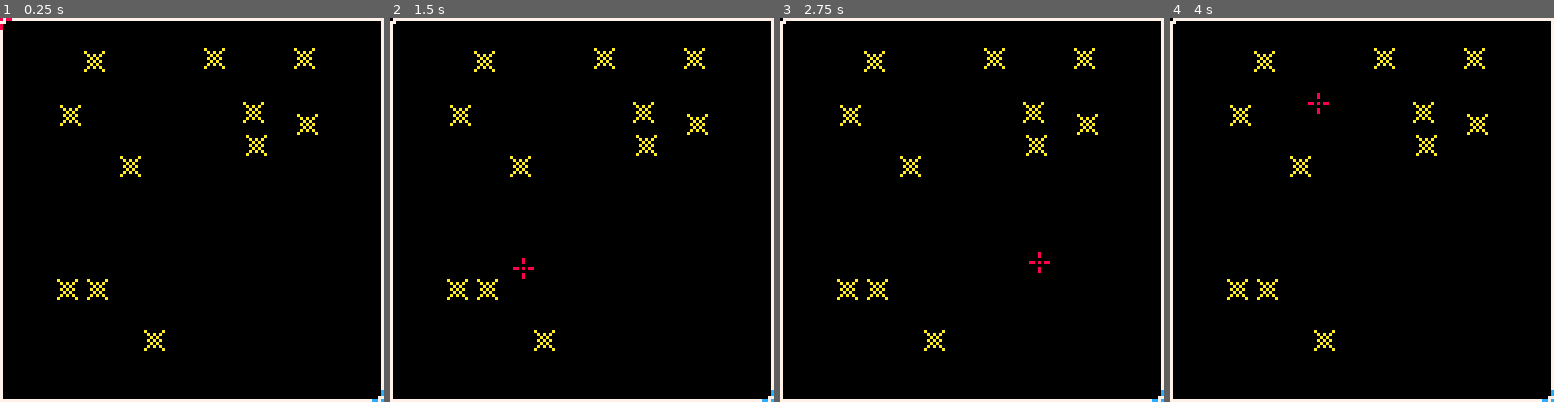
Above: before the commit, frames 1-4 (left to right).
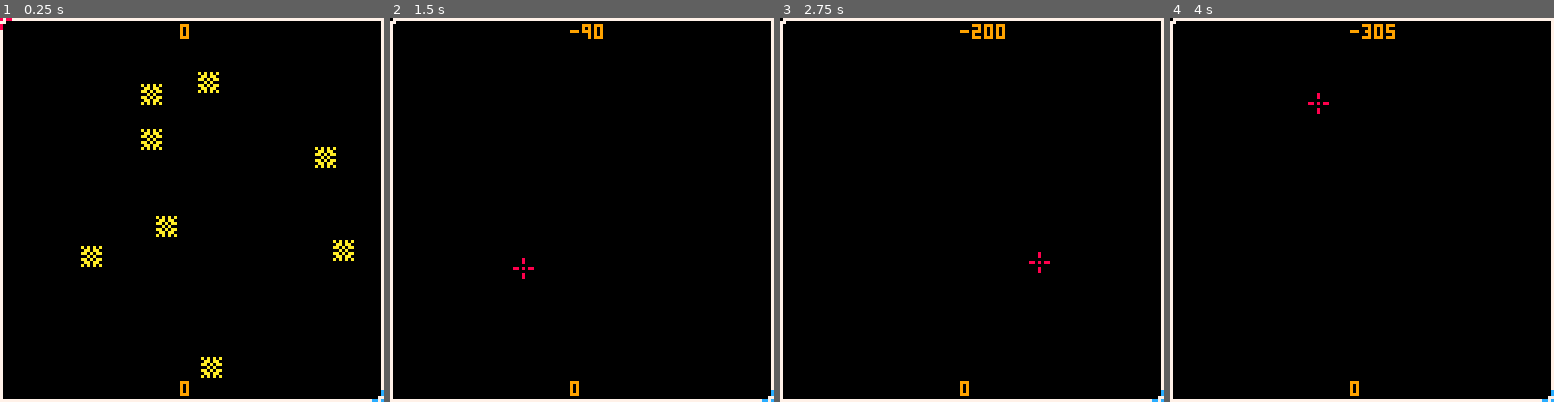
Above: after the commit, the same moments.

Repository: GerodruS/gj240120
Game: PICO-8 cartridge game.p8
Two runs of this game, one before a commit and one after it. Both use one fixed random seed, a clock stepped at 60 frames per second and the inputs below.
Inputs (mouse positions are in pixels of both pictures, inside the frame that each line leads up to):
- Up to frame 1 (0.25 s): no input
- Up to frame 2 (1.5 s): tap O (Z key) at 0.33, 0.7, 1.43 s; click (459, 121) at 0.67 s; tap X (X key) at 1.07 s; click (520, 267) at 1.22 s
- Up to frame 3 (2.75 s): click (975, 114) at 1.77 s; hold Left 1.97-2.37 s; tap X (X key) at 2.07, 2.4, 2.73 s; tap O (Z key) at 2.22 s; click (1037, 259) at 2.32 s; hold Down from 2.42 s (still down)
- Up to frame 4 (4 s): release Down at 2.82 s; click (1492, 106) at 2.87 s; hold Right 2.87-3.53 s; tap X (X key) at 3.07, 3.4, 3.73 s; tap O (Z key) at 3.1, 3.98 s; click (1254, 256) at 3.42 s; hold Up from 3.58 s (still down); click (1315, 102) at 3.97 s

The runs differ from the first frame. In frame 1, 2.7% of the frame differs, in the area x 14-93%, y 1-99%; in frame 2, 1.4%; in frame 3, 1.4%; in frame 4, 1.4%.

Commit message:
Added main gameplay loop

Diff:
--- a/game.p8
+++ b/game.p8
@@ -1,9 +1,13 @@
 pico-8 cartridge // http://www.pico-8.com
 version 18
 __lua__
-player_offset=3
+function _init()
+ player_offset=3
+ players_start={
+  {0,0},
+  {127,127}
+ }
 
-function _init()
  enable_mouse=true
  if (enable_mouse) poke(0x5f2d,1)
 
@@ -11,16 +15,19 @@
   {0,0},
   {127,127}
  }
+
+ scores={0,0}
+
  targets={}
- for i=0,10 do
-	 add(targets,{
-	   10+flr(rnd(127-20)),
-	   10+flr(rnd(127-20))
-	  })
- end
+ generate_targets()
 end
 
 function _update60()
+ if count(targets)==0 then
+	 if (btnp(🅾️)) generate_targets()
+	 return
+ end
+
  for i=0,1 do
   local p=i+1
   local d=1
@@ -40,6 +47,33 @@
   players[p][1]=min(127,players[p][1])
   players[p][2]=max(0,players[p][2])
   players[p][2]=min(127,players[p][2])
+
+  local fire=btnp(❎,i) or enable_mouse and i==0 and stat(34)==1
+  if fire then --fire
+   local target_to_remove
+   for t=1,count(targets) do
+		  local dx=targets[t][1]-players[p][1]
+		  local dy=targets[t][2]-players[p][2]
+
+		  local plus_score=0
+		  if dx==0 and dy==0 then
+		   plus_score=10
+		  elseif abs(dx)<3 and abs(dy)<3 then
+		   plus_score=4
+		  elseif abs(dx)<4 and abs(dy)<4 then
+		   plus_score=1
+		  end
+
+		  if (0<plus_score) target_to_remove=targets[t]
+		  scores[p]+=plus_score
+		 end
+
+		 if target_to_remove~=nil then
+		  del(targets,target_to_remove)
+   else
+    scores[p]-=10
+   end
+  end
  end
 end
 
@@ -47,21 +81,55 @@
  cls()
  map(0,0,0,0)
 
- for i=1,count(targets) do
-  spr(6,targets[i][1]-player_offset,targets[i][2]-player_offset)
+ if count(targets)==0 then
+	 color(9)
+	 print('player 1: ' .. scores[1],25,58)
+	 print('player 2: ' .. scores[2],25,64)
+	 color(7)
+	 print('press 🅾️ to continue',25,70)
+  return
+ end
+
+ local show_targets=
+  equal(players[1],players_start[1]) and equal(players[2],players_start[2]) or
+  equal(players[1],players_start[2]) and equal(players[2],players_start[1])
+
+ if show_targets then
+	 for i=1,count(targets) do
+	  spr(6,targets[i][1]-player_offset,targets[i][2]-player_offset)
+	 end
  end
 
  spr(1,players[1][1]-player_offset,players[1][2]-player_offset)
  spr(2,players[2][1]-player_offset,players[2][2]-player_offset)
+
+ color(9)
+ print(scores[1],60,2)
+ print(scores[2],60,127-6)
+end
+-->8
+function equal(a,b)
+ return a[1]==b[1] and a[2]==b[2]
+end
+
+function generate_targets()
+ for i=1,8 do
+  local dx=i%2==0 and 10 or 64
+  local dy=flr(i/2)%2==0 and 10 or 64
+	 add(targets,{
+	   flr(rnd(64-10))+dx,
+	   flr(rnd(64-10))+dy
+	  })
+ end
 end
 __gfx__
-0000000000080000000c0000077777777777777777777777a00000a0000000000000000000000000000000000000000000000000000000000000000000000000
-0000000000080000000c00007700000000000000000000070a0a0a00000000000000000000000000000000000000000000000000000000000000000000000000
-00700700000000000000000070000000000000000000000700a0a000000000000000000000000000000000000000000000000000000000000000000000000000
-0007700088080880cc0c0cc07000000000000000000000070a0a0a00000000000000000000000000000000000000000000000000000000000000000000000000
-00077000000000000000000070000000000000000000000700a0a000000000000000000000000000000000000000000000000000000000000000000000000000
-0070070000080000000c00007000000000000000000000070a0a0a00000000000000000000000000000000000000000000000000000000000000000000000000
-0000000000080000000c0000700000000000000000000007a00000a0000000000000000000000000000000000000000000000000000000000000000000000000
+0000000000080000000c0000077777777777777777777777a0a0a0a0000000000000000000000000000000000000000000000000000000000000000000000000
+0000000000080000000c00007700000000000000000000070aa0aa00000000000000000000000000000000000000000000000000000000000000000000000000
+007007000000000000000000700000000000000000000007aa0a0aa0000000000000000000000000000000000000000000000000000000000000000000000000
+0007700088080880cc0c0cc070000000000000000000000700a0a000000000000000000000000000000000000000000000000000000000000000000000000000
+000770000000000000000000700000000000000000000007aa0a0aa0000000000000000000000000000000000000000000000000000000000000000000000000
+0070070000080000000c00007000000000000000000000070aa0aa00000000000000000000000000000000000000000000000000000000000000000000000000
+0000000000080000000c0000700000000000000000000007a0a0a0a0000000000000000000000000000000000000000000000000000000000000000000000000
 00000000000000000000000070000000000000000000000700000000000000000000000000000000000000000000000000000000000000000000000000000000
 00000000000000000000000070000000000000000000000700000000000000000000000000000000000000000000000000000000000000000000000000000000
 00000000000000000000000070000000000000000000000700000000000000000000000000000000000000000000000000000000000000000000000000000000
